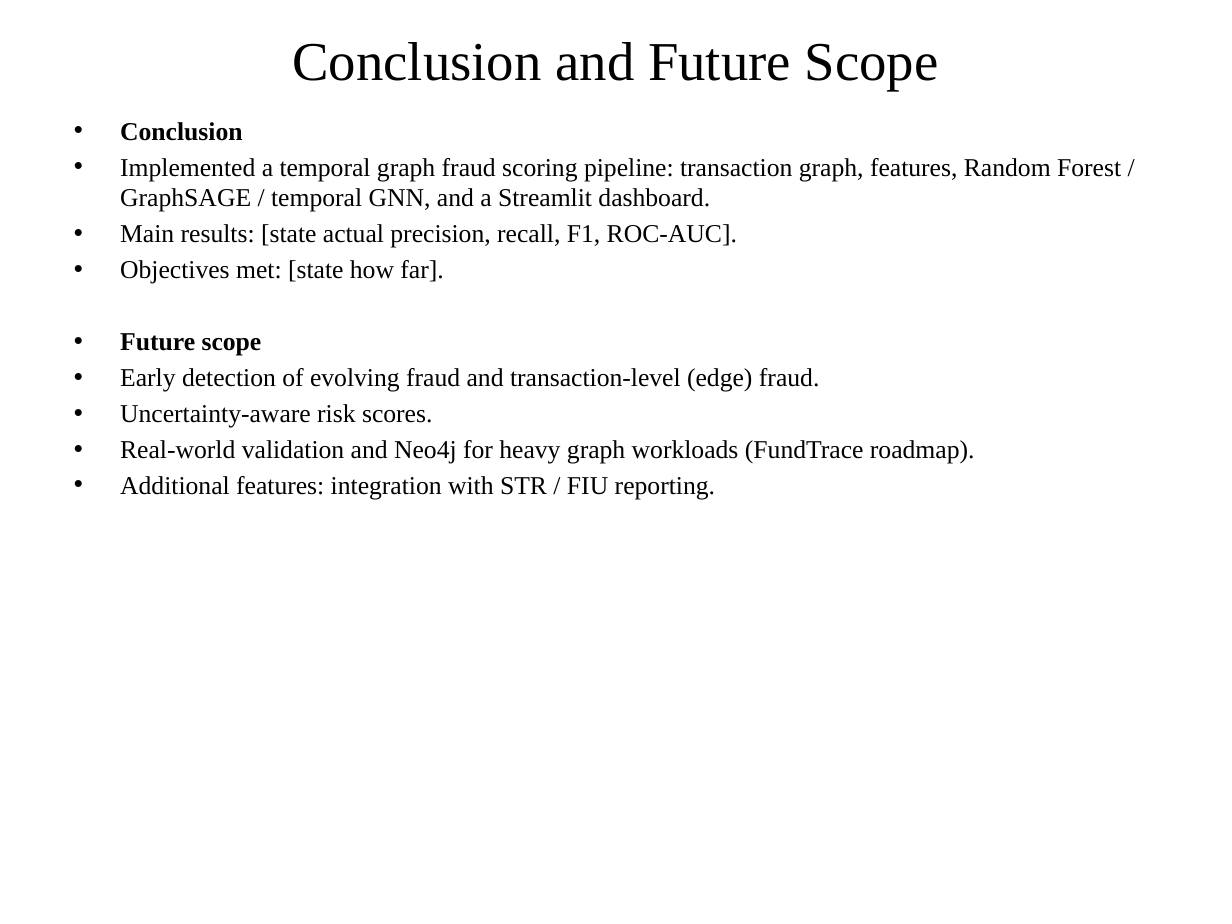
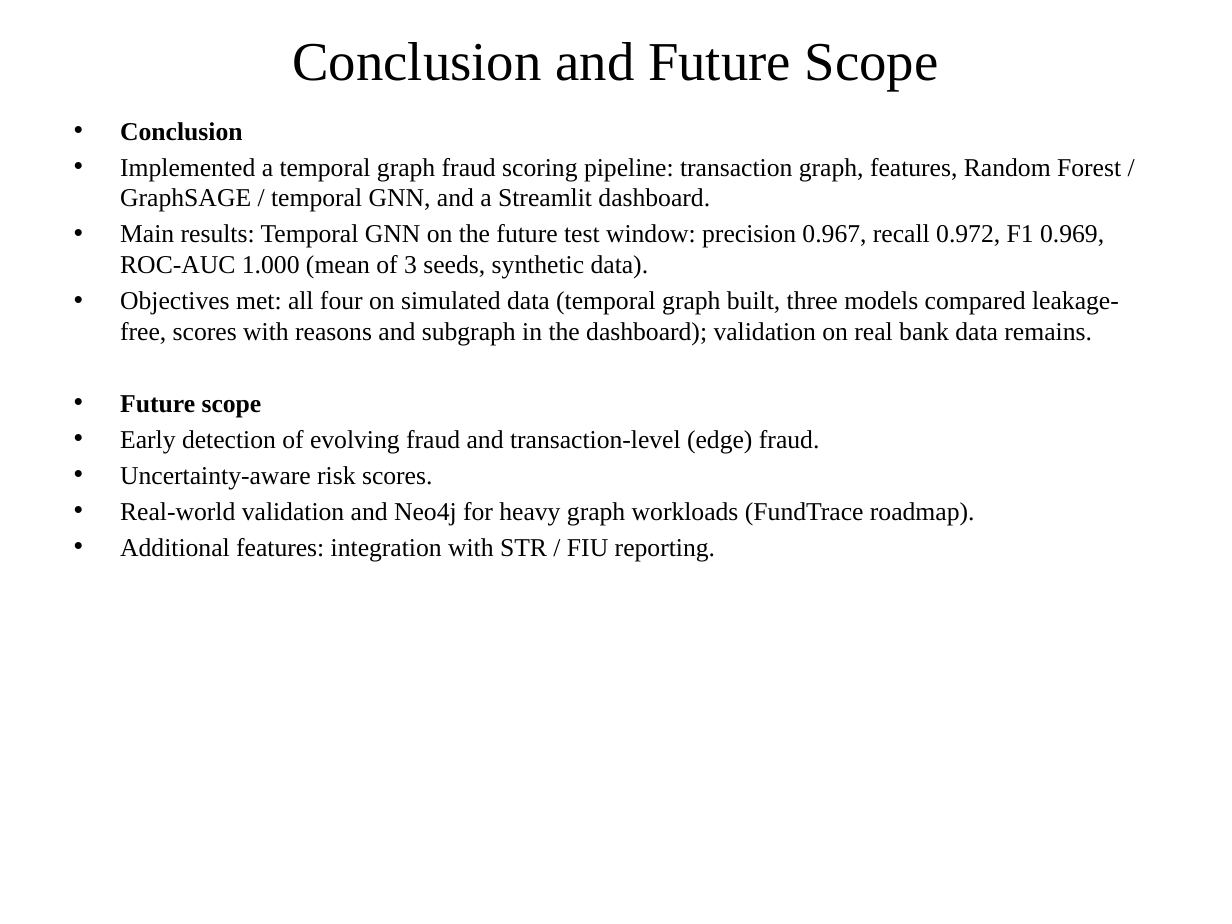
Before and after one commit to ImGhost7/Fraudscope, a slide deck: slide 18 of FraudScope_DL_Project_Implementation.pptx (slide 17 before the commit). Drawn at 1232x924 pixels with LibreOffice and Linux fonts; fonts in the diff are those of the drawing. Boxes give left, top, right and bottom in pixels: in the first picture for what was removed or moved away, otherwise in the second. Text is boxed around its words. In the diff, an @@ line names an element or a change of style, - is before the commit and + after.

```diff
--- a/FraudScope_DL_Project_Implementation.pptx
+++ b/FraudScope_DL_Project_Implementation.pptx
@@ text at box(120, 224, 1119, 346): text changed @@
-• Main results: [state actual precision, recall, F1, ROC-AUC].
-• Objectives met: [state how far].
+• Main results: Temporal GNN on the future test window: precision 0.967, recall 0.972, F1 0.969, ROC-AUC 1.000 (mean of 3 seeds, synthetic data).
+• Objectives met: all four on simulated data (temporal graph built, three models compared leakage-free, scores with reasons and subgraph in the dashboard); validation on real bank data remains.
```
Also in this commit, not shown: 9 other slides changed, 1 slide added, 20 other files.
